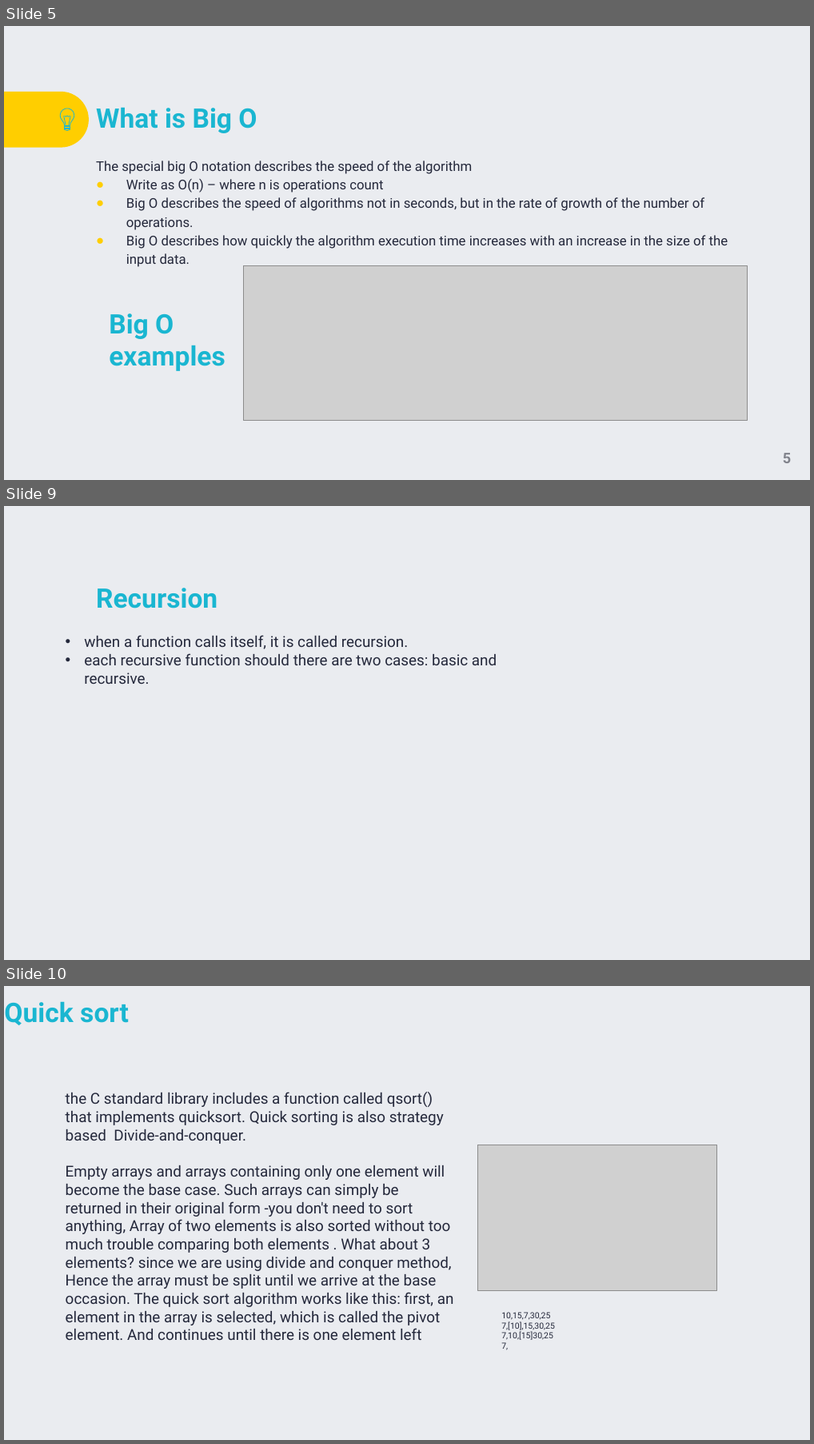
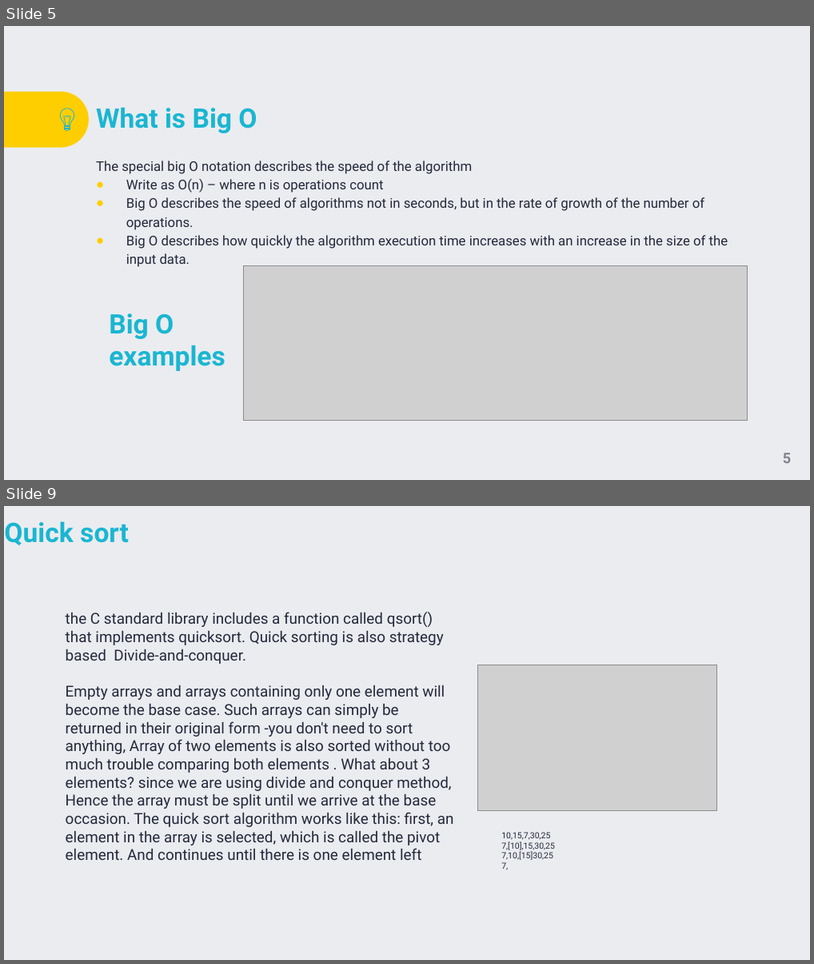
Before and after one commit to TigranVardanyan/Algorithms-and-Data-structures, a slide deck: ds&a.pptx. Shown one above the other, each under a label of ours: slides 5, 9 and 10 before the commit, slides 5 and 9 after it; the slides between them are not shown. The pictures are 814x1444 and 814x964 pixels, drawn with LibreOffice and Linux fonts; fonts in the diff are those of the drawing; grey boxes stand for pictures; background and template pictures are left out. Boxes give left, top, right and bottom in pixels: in the first picture for what was removed or moved away, otherwise in the second. Text is boxed around its words. In the diff, an @@ line names an element or a change of style, - is before the commit and + after.

```diff
--- a/ds&a.pptx
+++ b/ds&a.pptx
@@ slide 9 removed at <box>4,506,810,960</box>, background #EAECF0 @@
@@ title removed at <box>96,588,218,608</box> @@
-Recursion
@@ text removed at <box>84,635,497,665</box> @@
-• when a function calls itself, it is called recursion.
-• each recursive function should there are two cases: basic and recursive.
@@ what was slide 10 is now slide 9 @@
```
Also in this commit, not shown: 4 slides changed, 1 slide added, 1 other slide removed.
